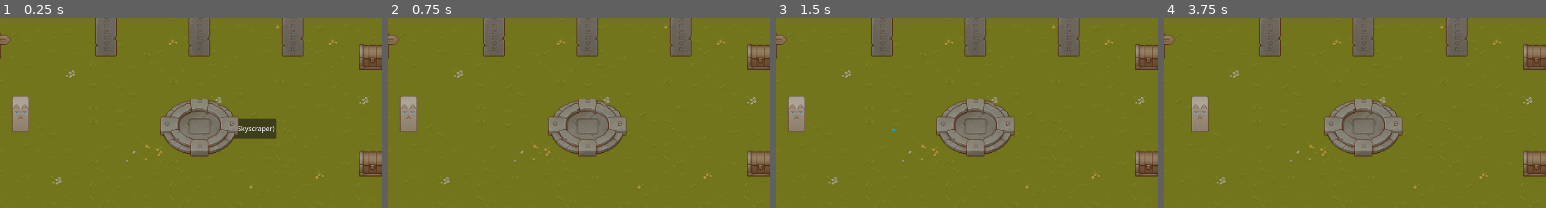
Above: before the commit, frames 1-4 (left to right).
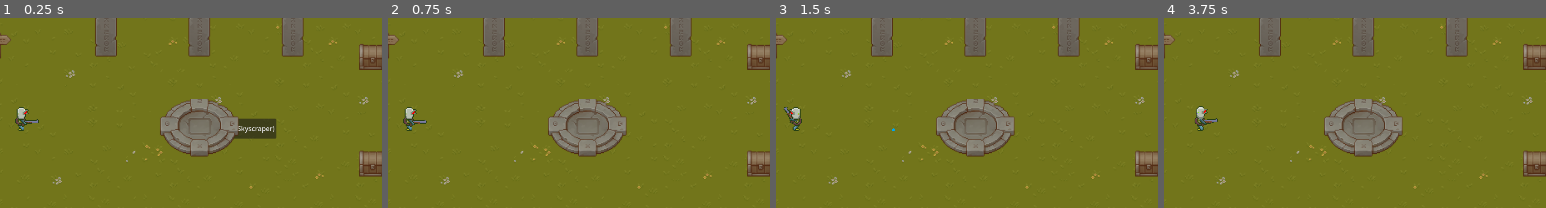
Above: after the commit, the same moments.

Repository: 100-Devs-1-Game/WildJamProject
Game: Godot game, scene res://modules/player/debug_map.tscn
The game is run twice, just before and just after one commit, with the same random seed, the same clock (stepped at 60 frames per second) and the same inputs. This scene is started directly instead of the project's main scene. The engine's default icon, where the game draws it, is replaced by a stand-in: a white triangle on a blue panel in a dark square.
Inputs (mouse positions are % of the whole screen's width and height, from its top left):
- Up to frame 1 (0.25 s): no input
- Up to frame 2 (0.75 s): click "Start Game (Go to Skyscraper)" at 0.5 s
- Up to frame 3 (1.5 s): click "Go To Level" at 1.25 s
- Up to frame 4 (3.75 s): click "Return to Skyscraper" at 2 s; click "Go To Level" at 2.75 s; tap Enter at 3.5 s; move the mouse to (75, 53) at 3.52 s; hold D (movement_right) from 3.53 s (still down); hold Shift (movement_sprint) from 3.53 s (still down)
The pictures show only the part of the screen within x 23-73%, y 31-81%; the shares and areas given below are measured in that part.

The runs differ from the first frame. In frame 1, 0.9% of the frame differs, in the area x 3-11%, y 41-60%; in frame 2, 0.9%; in frame 3, 0.8%; in frame 4, 0.9%, in the area x 7-15%, y 41-60%.

Commit message:
Integrate animated player model

Diff:
--- a/project/modules/player/player.gd
+++ b/project/modules/player/player.gd
@@ -22,12 +22,20 @@
 @export var shoot_rate: float = 1
 
 @onready var bullet_timer: Timer = $BulletTimer
+@onready var animation_player: AnimationPlayer = %AnimationPlayer
+@onready var model: Node2D = $Model
+# the model assets are tiny, it'll be scaled up by default
+@onready var model_scale: float = model.scale.x
+@onready var shoulder: Node2D = %Shoulder
+
 
 func _ready() -> void:
 	bullet_timer.start(shoot_rate)
 
-func _process(delta: float) -> void:
-	pass
+func _process(_delta: float) -> void:
+	var looking_right := global_position.x < get_global_mouse_position().x
+	model.scale.x = model_scale if looking_right else -model_scale
+	shoulder.look_at(get_global_mouse_position())
 
 func _physics_process(delta: float) -> void:
 	var input_vector = Input.get_vector("movement_left", "movement_right", "movement_up", "movement_down")
@@ -46,6 +54,12 @@
 	aim_dir = Vector2.RIGHT if mouse_dir.x >= 0 else Vector2.LEFT
 
 	move_and_slide()
+
+	if velocity.length() < 1:
+		animation_player.play("RESET")
+	else:
+		if not animation_player.is_playing():
+			animation_player.play("walk")
 
 func _on_bullet_timer_timeout() -> void:
 	# Autoaim to nearest enemy
--- a/project/modules/player/player.tscn
+++ b/project/modules/player/player.tscn
@@ -1,16 +1,91 @@
-[gd_scene load_steps=6 format=3 uid="uid://h2lk2e0pam0g"]
+[gd_scene load_steps=12 format=3 uid="uid://h2lk2e0pam0g"]
 
 [ext_resource type="Script" uid="uid://b18ysuseie2dw" path="res://modules/player/player.gd" id="1_hqo1x"]
 [ext_resource type="PackedScene" uid="uid://tt37bu0jl5sw" path="res://modules/player/bullet.tscn" id="2_m7q0d"]
-[ext_resource type="Texture2D" uid="uid://c675onbpmqand" path="res://assets_external/placeholders/basic-topdown/TX Player.png" id="2_qgxqk"]
-
-[sub_resource type="AtlasTexture" id="AtlasTexture_m7q0d"]
-atlas = ExtResource("2_qgxqk")
-region = Rect2(6, 14, 21, 44)
+[ext_resource type="Texture2D" uid="uid://cj1finvotitst" path="res://assets/player_parts/Android_legs_sheet_15x12.png" id="3_5rkg0"]
+[ext_resource type="Texture2D" uid="uid://bi1gxmmhaheeo" path="res://assets/player_parts/Android_torso_sheet_13x13.png" id="4_ej5i3"]
+[ext_resource type="Texture2D" uid="uid://cwpvv1q45m832" path="res://assets/player_parts/Android_arm_sheet_9x9.png" id="5_dhhsu"]
+[ext_resource type="Texture2D" uid="uid://dvwmonql22nba" path="res://assets/player_parts/Guns_sheet_24x12.png" id="6_0rblh"]
+[ext_resource type="Texture2D" uid="uid://d0fdxjdvtk7fm" path="res://assets/player_parts/Android_heads_sheet_20x20.png" id="7_5opsm"]
 
 [sub_resource type="CapsuleShape2D" id="CapsuleShape2D_qgxqk"]
 radius = 5.0
-height = 42.0
+height = 20.0
+
+[sub_resource type="Animation" id="Animation_dfnl8"]
+length = 0.001
+tracks/0/type = "value"
+tracks/0/imported = false
+tracks/0/enabled = true
+tracks/0/path = NodePath("Head:position")
+tracks/0/interp = 1
+tracks/0/loop_wrap = true
+tracks/0/keys = {
+"times": PackedFloat32Array(0),
+"transitions": PackedFloat32Array(1),
+"update": 0,
+"values": [Vector2(0, -10)]
+}
+tracks/1/type = "value"
+tracks/1/imported = false
+tracks/1/enabled = true
+tracks/1/path = NodePath("Leg:frame_coords")
+tracks/1/interp = 1
+tracks/1/loop_wrap = true
+tracks/1/keys = {
+"times": PackedFloat32Array(0),
+"transitions": PackedFloat32Array(1),
+"update": 1,
+"values": [Vector2i(0, 0)]
+}
+tracks/2/type = "value"
+tracks/2/imported = false
+tracks/2/enabled = true
+tracks/2/path = NodePath("Leg:frame_coords:x")
+tracks/2/interp = 1
+tracks/2/loop_wrap = true
+tracks/2/keys = {
+"times": PackedFloat32Array(0),
+"transitions": PackedFloat32Array(1),
+"update": 1,
+"values": [1]
+}
+
+[sub_resource type="Animation" id="Animation_8f7i2"]
+resource_name = "walk"
+length = 0.5
+loop_mode = 1
+step = 0.1
+tracks/0/type = "value"
+tracks/0/imported = false
+tracks/0/enabled = true
+tracks/0/path = NodePath("Head:position")
+tracks/0/interp = 1
+tracks/0/loop_wrap = true
+tracks/0/keys = {
+"times": PackedFloat32Array(0, 0.1, 0.2, 0.3, 0.4, 0.5),
+"transitions": PackedFloat32Array(1, 1, 1, 1, 1, 1),
+"update": 1,
+"values": [Vector2(0, -10), Vector2(0, -11), Vector2(0, -12), Vector2(0, -11), Vector2(0, -10), Vector2(0, -9)]
+}
+tracks/1/type = "value"
+tracks/1/imported = false
+tracks/1/enabled = true
+tracks/1/path = NodePath("Leg:frame_coords:x")
+tracks/1/interp = 1
+tracks/1/loop_wrap = true
+tracks/1/keys = {
+"times": PackedFloat32Array(0, 0.1, 0.2, 0.3, 0.4, 0.5),
+"transitions": PackedFloat32Array(1, 1, 1, 1, 1, 1),
+"update": 1,
+"values": [0, 1, 2, 3, 4, 5]
+}
+
+[sub_resource type="AnimationLibrary" id="AnimationLibrary_au44x"]
+_data = {
+&"RESET": SubResource("Animation_dfnl8"),
+&"walk": SubResource("Animation_8f7i2")
+}
 
 [node name="Player" type="CharacterBody2D"]
 y_sort_enabled = true
@@ -18,15 +93,62 @@
 friction = 10000.0
 bullet_scene = ExtResource("2_m7q0d")
 
-[node name="Sprite2D" type="Sprite2D" parent="."]
-position = Vector2(0, -38)
-scale = Vector2(2, 2)
-texture = SubResource("AtlasTexture_m7q0d")
-
 [node name="CollisionShape2D" type="CollisionShape2D" parent="."]
 rotation = 1.5707964
 shape = SubResource("CapsuleShape2D_qgxqk")
 
+[node name="Model" type="Node2D" parent="."]
+position = Vector2(0, -22)
+scale = Vector2(2, 2)
+
+[node name="Leg" type="Sprite2D" parent="Model"]
+texture_filter = 1
+position = Vector2(0, 6)
+texture = ExtResource("3_5rkg0")
+hframes = 6
+vframes = 7
+frame = 1
+
+[node name="Torso" type="Sprite2D" parent="Model"]
+texture_filter = 1
+texture = ExtResource("4_ej5i3")
+hframes = 10
+frame = 9
+
+[node name="Shoulder" type="Node2D" parent="Model"]
+unique_name_in_owner = true
+position = Vector2(1, 0)
+
+[node name="Arm2" type="Sprite2D" parent="Model/Shoulder"]
+texture_filter = 1
+position = Vector2(2, 2)
+texture = ExtResource("5_dhhsu")
+hframes = 10
+frame = 9
+
+[node name="Gun" type="Node2D" parent="Model/Shoulder/Arm2"]
+show_behind_parent = true
+position = Vector2(8, -2)
+
+[node name="Sprite2D" type="Sprite2D" parent="Model/Shoulder/Arm2/Gun"]
+texture_filter = 1
+position = Vector2(2, 1)
+texture = ExtResource("6_0rblh")
+hframes = 5
+
+[node name="Head" type="Sprite2D" parent="Model"]
+texture_filter = 1
+position = Vector2(0, -10)
+texture = ExtResource("7_5opsm")
+hframes = 4
+frame = 3
+
+[node name="AnimationPlayer" type="AnimationPlayer" parent="Model"]
+unique_name_in_owner = true
+libraries = {
+&"": SubResource("AnimationLibrary_au44x")
+}
+
 [node name="BulletTimer" type="Timer" parent="."]
 
 [connection signal="timeout" from="BulletTimer" to="." method="_on_bullet_timer_timeout"]
--- a/project/player/animated_player.tscn
+++ /dev/null
@@ -1,127 +0,0 @@
-[gd_scene load_steps=9 format=3 uid="uid://gebqbnwtwycx"]
-
-[ext_resource type="Texture2D" uid="uid://cj1finvotitst" path="res://assets/player_parts/Android_legs_sheet_15x12.png" id="1_ksum8"]
-[ext_resource type="Texture2D" uid="uid://bi1gxmmhaheeo" path="res://assets/player_parts/Android_torso_sheet_13x13.png" id="2_w2fbi"]
-[ext_resource type="Texture2D" uid="uid://cwpvv1q45m832" path="res://assets/player_parts/Android_arm_sheet_9x9.png" id="3_p25l1"]
-[ext_resource type="Texture2D" uid="uid://dvwmonql22nba" path="res://assets/player_parts/Guns_sheet_24x12.png" id="4_8r5y5"]
-[ext_resource type="Texture2D" uid="uid://d0fdxjdvtk7fm" path="res://assets/player_parts/Android_heads_sheet_20x20.png" id="5_etkbs"]
-
-[sub_resource type="Animation" id="Animation_dfnl8"]
-length = 0.001
-tracks/0/type = "value"
-tracks/0/imported = false
-tracks/0/enabled = true
-tracks/0/path = NodePath("Head:position")
-tracks/0/interp = 1
-tracks/0/loop_wrap = true
-tracks/0/keys = {
-"times": PackedFloat32Array(0),
-"transitions": PackedFloat32Array(1),
-"update": 0,
-"values": [Vector2(0, -10)]
-}
-tracks/1/type = "value"
-tracks/1/imported = false
-tracks/1/enabled = true
-tracks/1/path = NodePath("Leg:frame_coords")
-tracks/1/interp = 1
-tracks/1/loop_wrap = true
-tracks/1/keys = {
-"times": PackedFloat32Array(0),
-"transitions": PackedFloat32Array(1),
-"update": 1,
-"values": [Vector2i(0, 0)]
-}
-tracks/2/type = "value"
-tracks/2/imported = false
-tracks/2/enabled = true
-tracks/2/path = NodePath("Leg:frame_coords:x")
-tracks/2/interp = 1
-tracks/2/loop_wrap = true
-tracks/2/keys = {
-"times": PackedFloat32Array(0),
-"transitions": PackedFloat32Array(1),
-"update": 1,
-"values": [1]
-}
-
-[sub_resource type="Animation" id="Animation_8f7i2"]
-resource_name = "walk"
-length = 0.5
-loop_mode = 1
-step = 0.1
-tracks/0/type = "value"
-tracks/0/imported = false
-tracks/0/enabled = true
-tracks/0/path = NodePath("Head:position")
-tracks/0/interp = 1
-tracks/0/loop_wrap = true
-tracks/0/keys = {
-"times": PackedFloat32Array(0, 0.1, 0.2, 0.3, 0.4, 0.5),
-"transitions": PackedFloat32Array(1, 1, 1, 1, 1, 1),
-"update": 1,
-"values": [Vector2(0, -10), Vector2(0, -11), Vector2(0, -12), Vector2(0, -11), Vector2(0, -10), Vector2(0, -9)]
-}
-tracks/1/type = "value"
-tracks/1/imported = false
-tracks/1/enabled = true
-tracks/1/path = NodePath("Leg:frame_coords:x")
-tracks/1/interp = 1
-tracks/1/loop_wrap = true
-tracks/1/keys = {
-"times": PackedFloat32Array(0, 0.1, 0.2, 0.3, 0.4, 0.5),
-"transitions": PackedFloat32Array(1, 1, 1, 1, 1, 1),
-"update": 1,
-"values": [0, 1, 2, 3, 4, 5]
-}
-
-[sub_resource type="AnimationLibrary" id="AnimationLibrary_au44x"]
-_data = {
-&"RESET": SubResource("Animation_dfnl8"),
-&"walk": SubResource("Animation_8f7i2")
-}
-
-[node name="animated_player" type="Node2D"]
-
-[node name="Leg" type="Sprite2D" parent="."]
-texture_filter = 1
-position = Vector2(0, 6)
-texture = ExtResource("1_ksum8")
-hframes = 6
-vframes = 7
-frame = 1
-
-[node name="Torso" type="Sprite2D" parent="."]
-texture_filter = 1
-texture = ExtResource("2_w2fbi")
-hframes = 10
-frame = 9
-
-[node name="Arm2" type="Sprite2D" parent="."]
-texture_filter = 1
-position = Vector2(3, 2)
-texture = ExtResource("3_p25l1")
-hframes = 10
-frame = 9
-
-[node name="Gun" type="Node2D" parent="Arm2"]
-show_behind_parent = true
-position = Vector2(8, -2)
-
-[node name="Sprite2D" type="Sprite2D" parent="Arm2/Gun"]
-texture_filter = 1
-position = Vector2(2, 1)
-texture = ExtResource("4_8r5y5")
-hframes = 5
-
-[node name="Head" type="Sprite2D" parent="."]
-texture_filter = 1
-position = Vector2(0, -10)
-texture = ExtResource("5_etkbs")
-hframes = 4
-frame = 3
-
-[node name="AnimationPlayer" type="AnimationPlayer" parent="."]
-libraries = {
-&"": SubResource("AnimationLibrary_au44x")
-}
